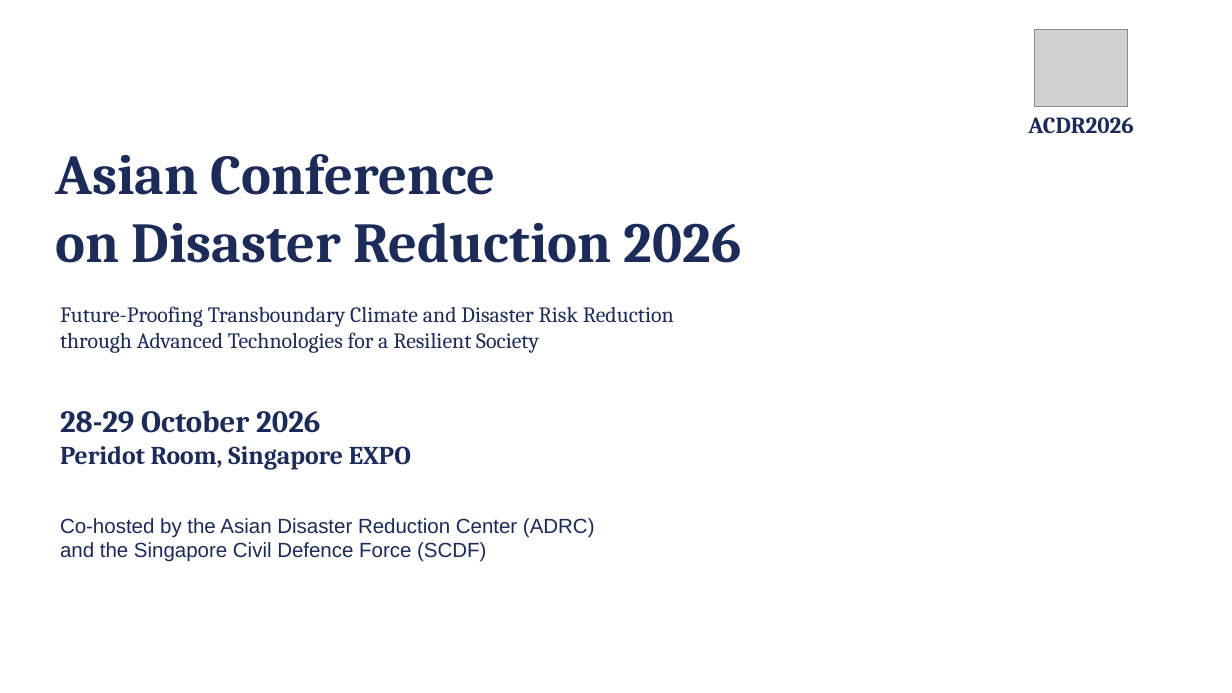
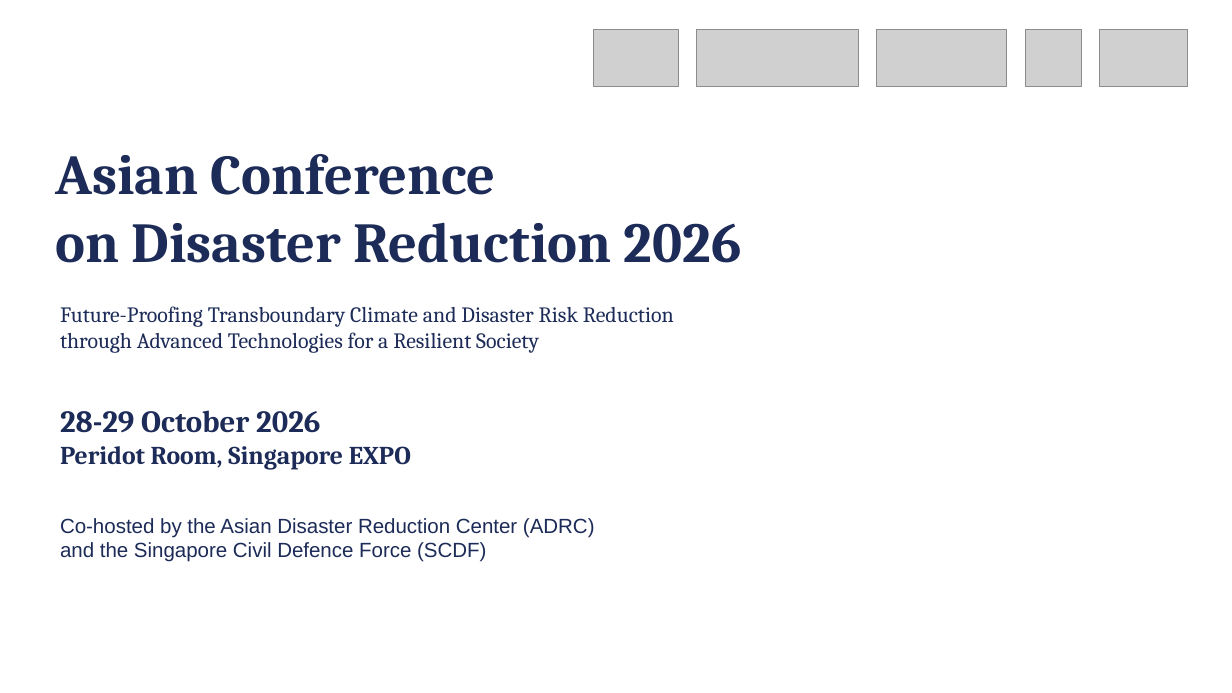
Before and after one commit to kochobi-max/whatsmap, a slide deck: slide 2 of reports/acdr2026_staff_deployment/進行シナリオ_0929/ACDR2026_進行スライド_Day1_案1007.pptx. Drawn at 1232x693 pixels with LibreOffice and Linux fonts; fonts in the diff are those of the drawing; grey boxes stand for pictures; background and template pictures are left out. Boxes give left, top, right and bottom in pixels: in the first picture for what was removed or moved away, otherwise in the second. Text is boxed around its words. In the diff, an @@ line names an element or a change of style, - is before the commit and + after.

```diff
--- a/reports/acdr2026_staff_deployment/進行シナリオ_0929/ACDR2026_進行スライド_Day1_案1007.pptx
+++ b/reports/acdr2026_staff_deployment/進行シナリオ_0929/ACDR2026_進行スライド_Day1_案1007.pptx
@@ picture added at bbox=[594, 30, 678, 87] @@
@@ picture added at bbox=[697, 30, 859, 87] @@
@@ picture added at bbox=[877, 30, 1007, 87] @@
@@ picture added at bbox=[1025, 30, 1081, 87] @@
@@ picture removed at bbox=[1035, 30, 1128, 106] @@
@@ picture added at bbox=[1100, 30, 1188, 87] @@
@@ text removed at bbox=[1028, 117, 1134, 134] @@
-ACDR2026
```
Also in this commit, not shown: 32 other slides changed, 2 other files.
